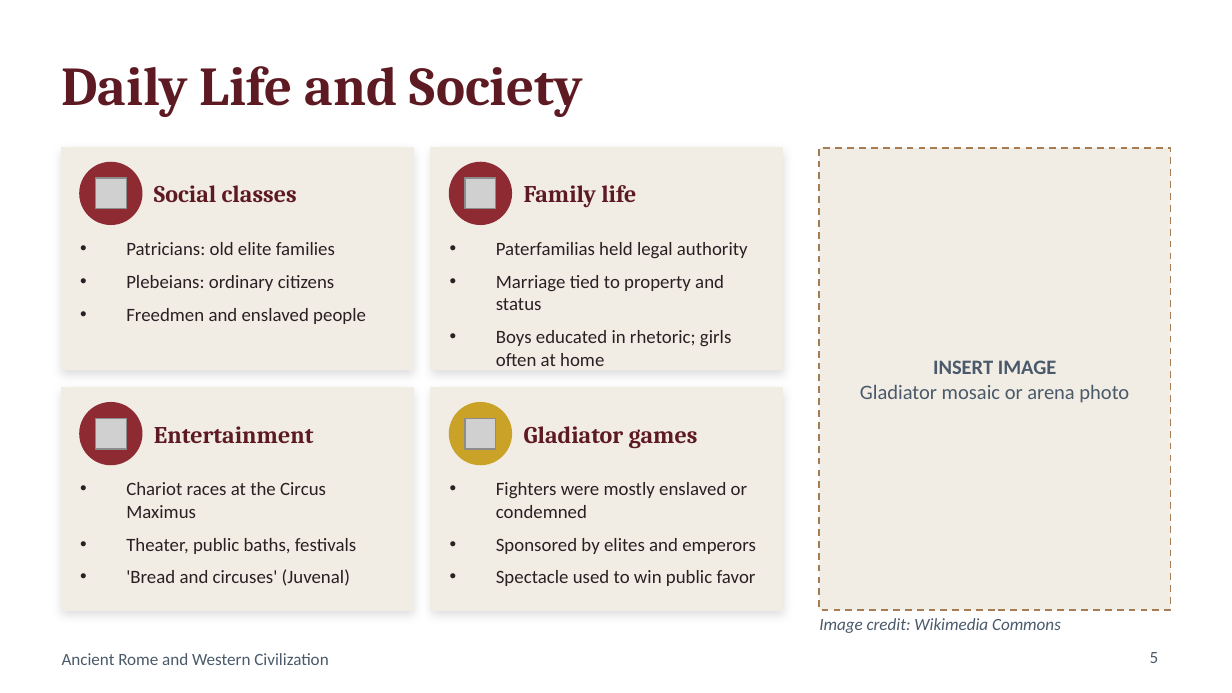
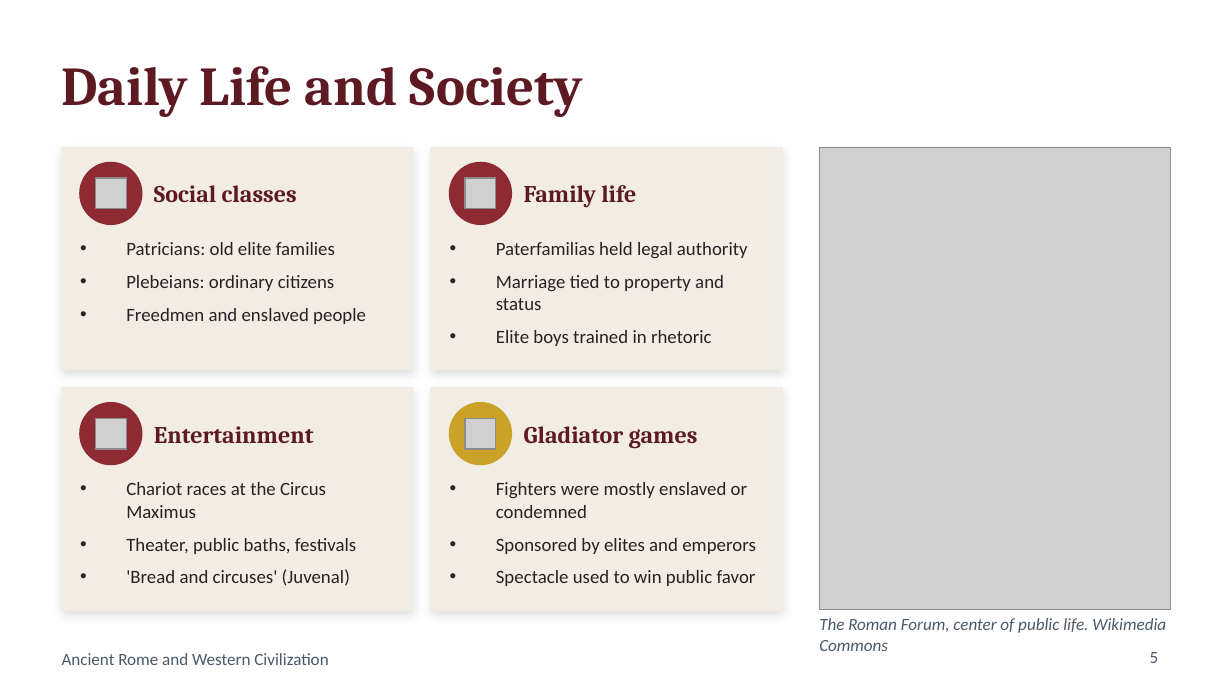
Before and after one commit to scaliaadrian230-dotcom/NetWatcher, a slide deck: slide 5 of rome-presentation/Ancient_Rome_Presentation.pptx. Drawn at 1232x693 pixels with LibreOffice and Linux fonts; fonts in the diff are those of the drawing; grey boxes stand for pictures. Boxes give left, top, right and bottom in pixels: in the first picture for what was removed or moved away, otherwise in the second. Text is boxed around its words. In the diff, an @@ line names an element or a change of style, - is before the commit and + after.

```diff
--- a/rome-presentation/Ancient_Rome_Presentation.pptx
+++ b/rome-presentation/Ancient_Rome_Presentation.pptx
@@ rectangle removed at [819, 148, 1170, 610] @@
@@ picture added at [819, 148, 1170, 610] @@
@@ text at [496, 330, 712, 346]: text changed @@
-• Boys educated in rhetoric; girls often at home
+• Elite boys trained in rhetoric
@@ text removed at [860, 360, 1129, 403] @@
-INSERT IMAGE
-Gladiator mosaic or arena photo
@@ text at [819, 618, 1166, 651]: text changed @@
-Image credit: Wikimedia Commons
+The Roman Forum, center of public life. Wikimedia Commons
```
